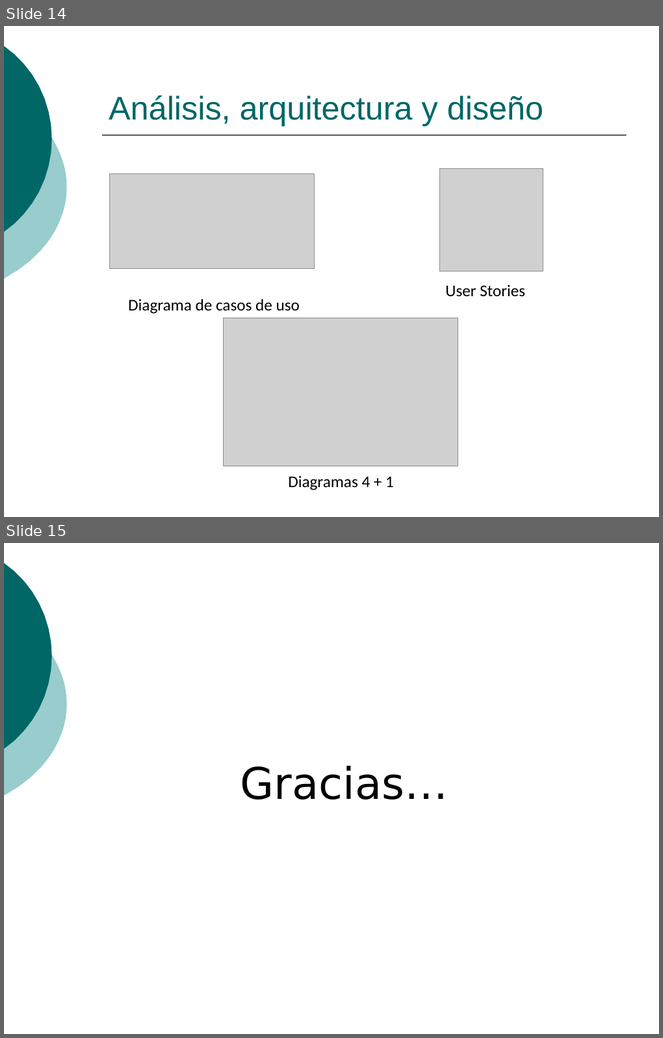
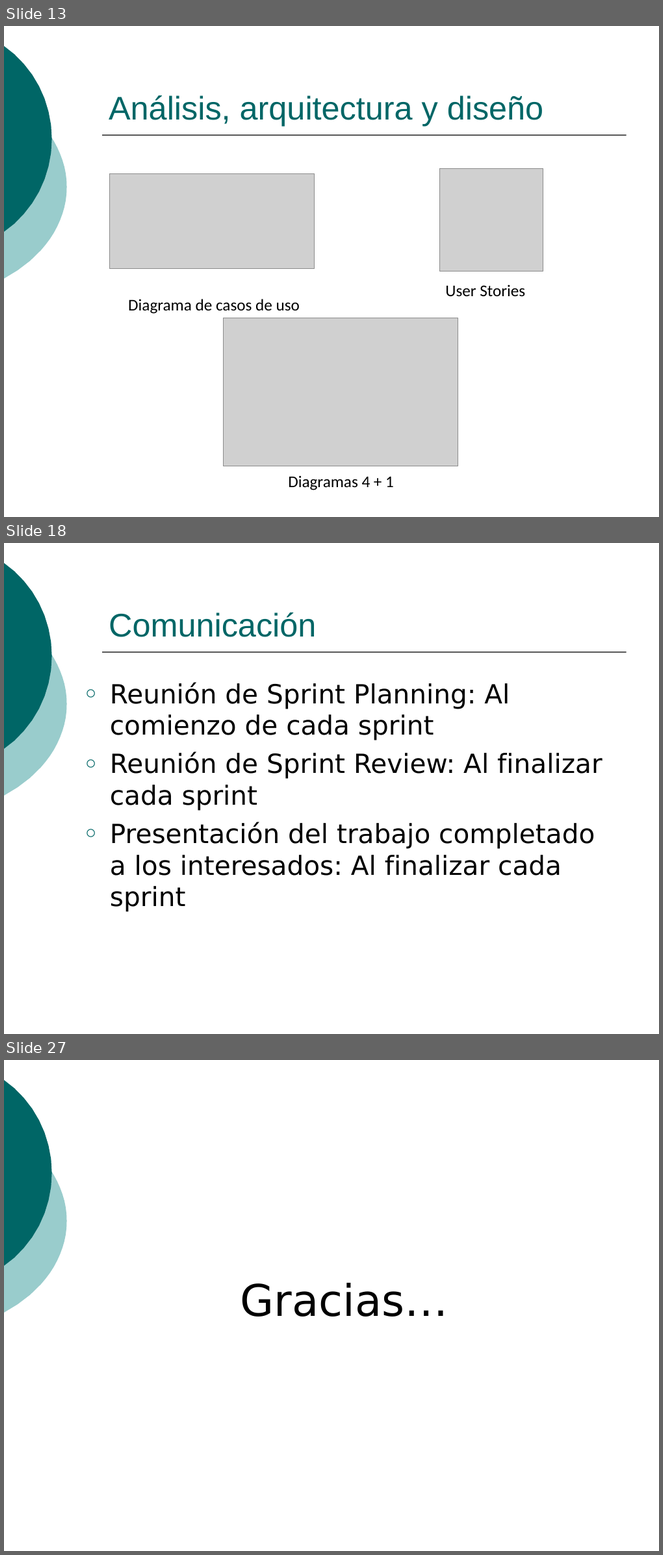
Before and after one commit to ingevy/taller-desarrollo-proyectos-ii-2do-2010, a slide deck: doc/presentaciones/Presentación inicial.ppt. Shown one above the other, each under a label of ours: slides 14 and 15 before the commit, slides 13, 18 and 27 after it; the slides between them are not shown. The pictures are 663x1038 and 663x1555 pixels, drawn with LibreOffice and Linux fonts; fonts in the diff are those of the drawing; grey boxes stand for pictures. Boxes give left, top, right and bottom in pixels: in the first picture for what was removed or moved away, otherwise in the second. Text is boxed around its words. In the diff, an @@ line names an element or a change of style, - is before the commit and + after.

```diff
--- a/doc/presentaciones/Presentación inicial.ppt
+++ b/doc/presentaciones/Presentación inicial.ppt
@@ slide 18 added at (4, 543, 659, 1034), background #FFFFFF; not listed: 3 template elements that a slide beside it also shows @@
@@ title added at (109, 613, 316, 637), 36 pt, text #006666 @@
+Comunicación
@@ text added at (110, 682, 603, 912), 29 pt, text #000000 @@
+○ Reunión de Sprint Planning: Al comienzo de cada sprint
+○ Reunión de Sprint Review: Al finalizar cada sprint
+○ Presentación del trabajo completado a los interesados: Al finalizar cada sprint
@@ what was slide 14 is now slide 13 @@
@@ what was slide 15 is now slide 27 @@
```
Also in this commit, not shown: 5 slides changed, 13 other slides added, 2 slides removed.
